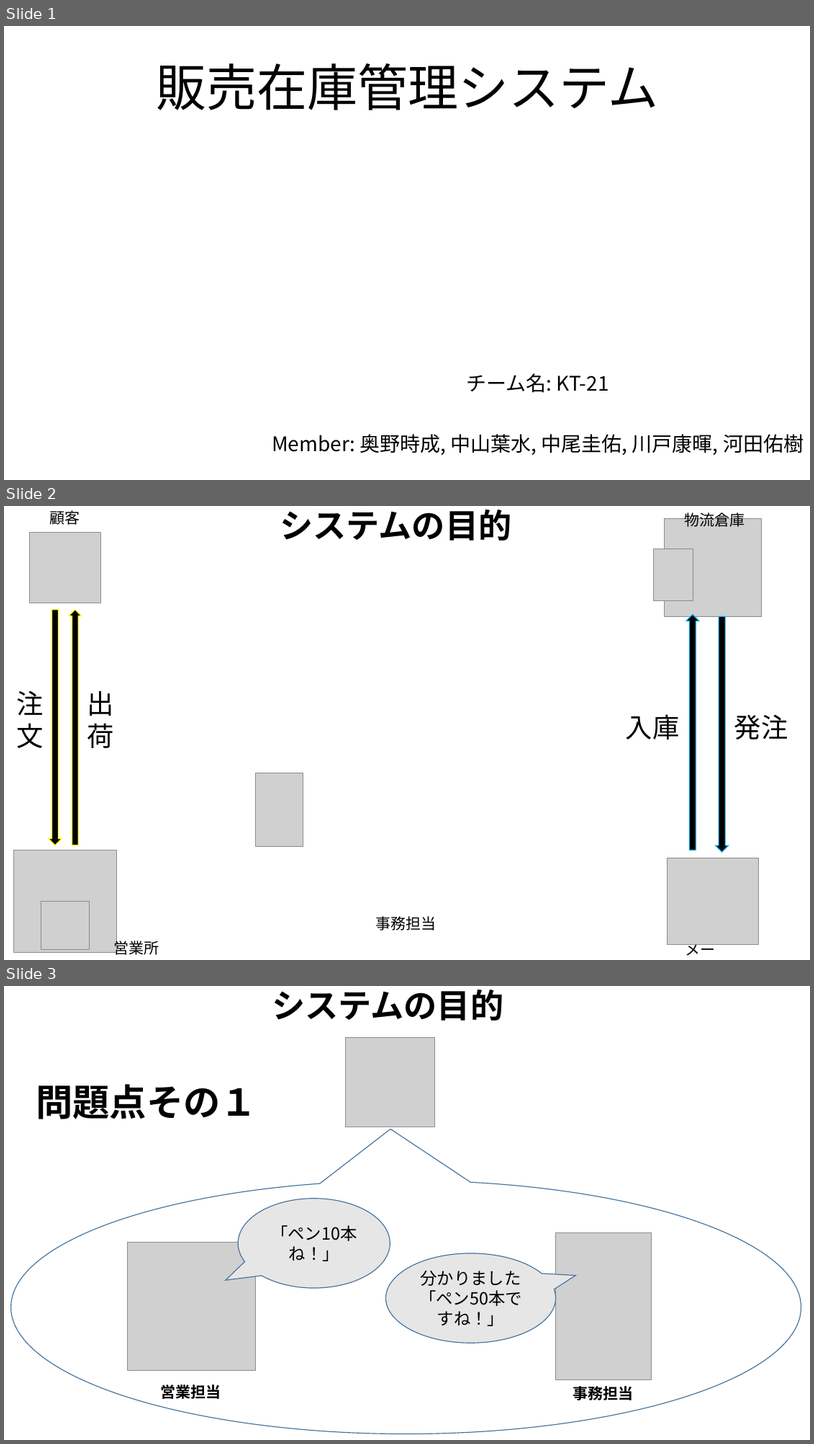
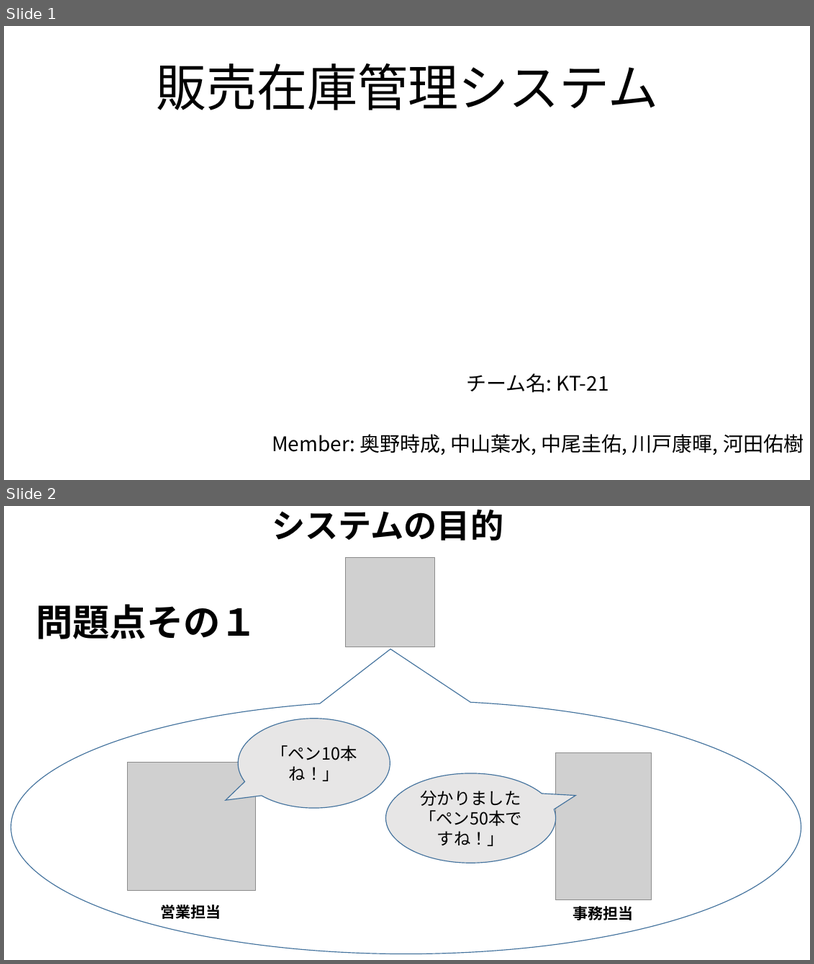
Before and after one commit to Yamanin3/system-devel, a slide deck: 企画発表プレゼンテーション.pptx. Shown one above the other, each under a label of ours: slides 1, 2 and 3 before the commit, slides 1 and 2 after it. The pictures are 814x1444 and 814x964 pixels, drawn with LibreOffice and Linux fonts; fonts in the diff are those of the drawing; grey boxes stand for pictures; background and template pictures are left out. Boxes give left, top, right and bottom in pixels: in the first picture for what was removed or moved away, otherwise in the second. Text is boxed around its words. In the diff, an @@ line names an element or a change of style, - is before the commit and + after.

```diff
--- a/企画発表プレゼンテーション.pptx
+++ b/企画発表プレゼンテーション.pptx
@@ slide 2 removed at (4, 506, 810, 960), background picture (left out) @@
@@ text removed at (49, 510, 80, 525) @@
-顧客
@@ title removed at (280, 509, 512, 541) @@
-システムの目的
@@ picture removed at (665, 519, 762, 616) @@
@@ text removed at (685, 510, 746, 527) @@
-物流倉庫
@@ picture removed at (30, 532, 100, 602) @@
@@ picture removed at (654, 548, 694, 600) @@
@@ right arrow removed at (49, 610, 62, 845) @@
@@ right arrow removed at (69, 610, 82, 845) @@
@@ right arrow removed at (687, 614, 700, 849) @@
@@ right arrow removed at (716, 616, 729, 852) @@
@@ text removed at (16, 690, 43, 748) @@
-注文
@@ text removed at (88, 690, 114, 748) @@
-出荷
@@ text removed at (626, 714, 680, 739) @@
-入庫
@@ text removed at (735, 714, 789, 739) @@
-発注
@@ picture removed at (256, 773, 304, 846) @@
@@ picture removed at (13, 849, 116, 952) @@
@@ picture removed at (668, 857, 759, 944) @@
@@ picture removed at (41, 901, 89, 949) @@
@@ text removed at (376, 916, 436, 930) @@
-事務担当
@@ text removed at (114, 938, 160, 955) @@
-営業所
@@ text removed at (685, 939, 715, 955) @@
-メーカー
@@ what was slide 3 is now slide 2 @@
```
Also in this commit, not shown: 3 slides added, 2 other slides removed.
